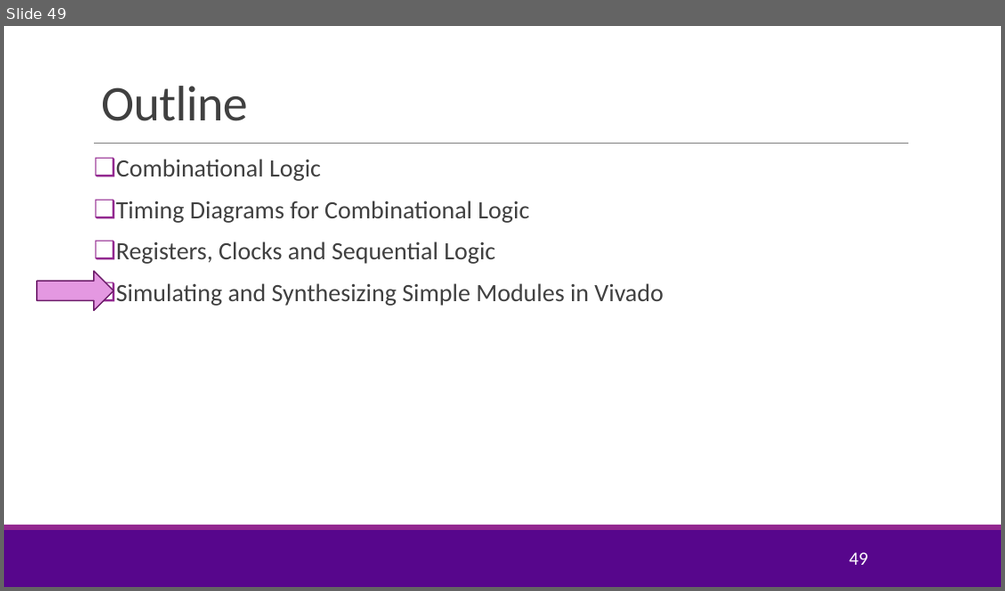
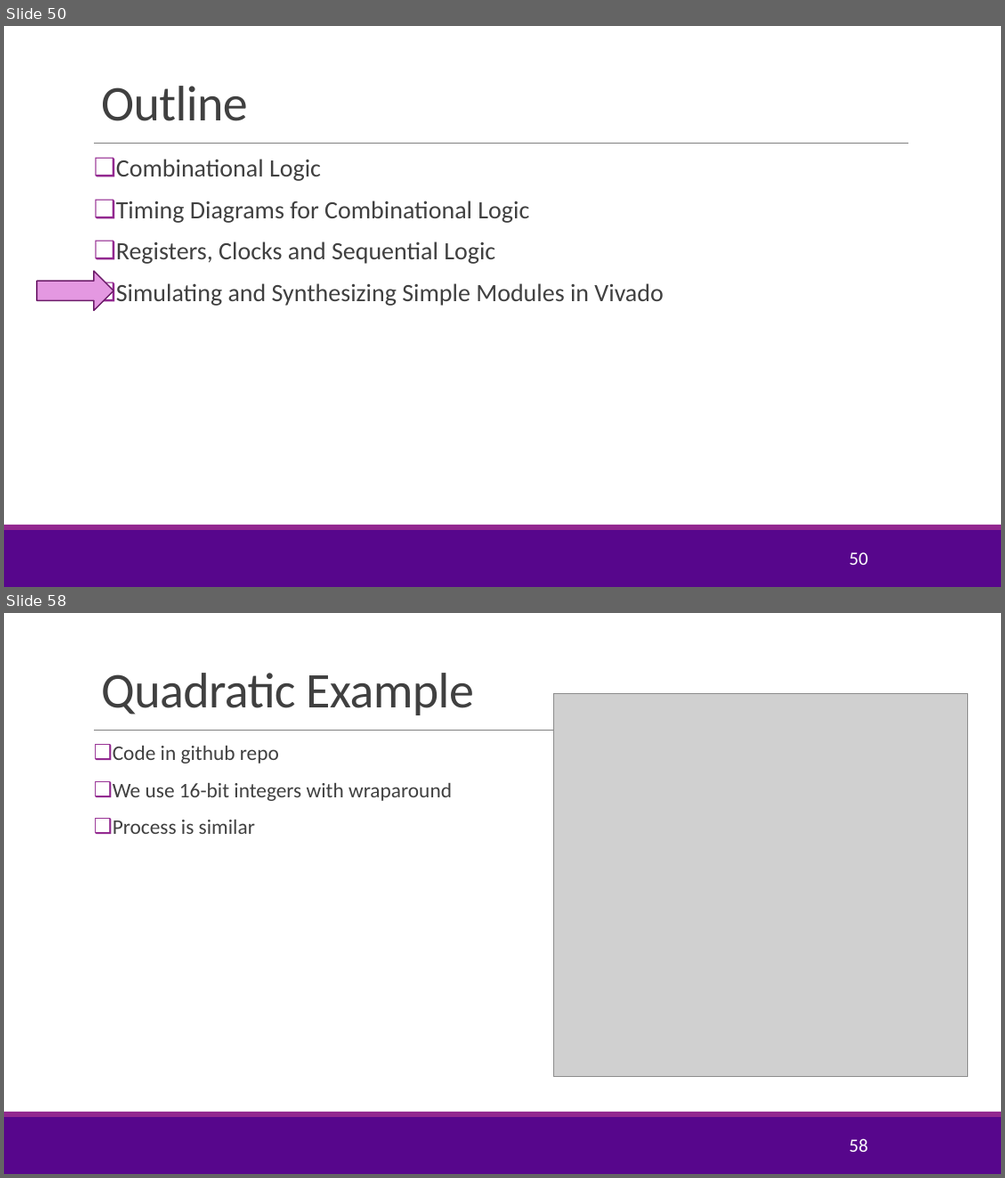
Before and after one commit to sdrangan/hwdesign, a slide deck: units/unit01_basic_logic/basic_logic.pptx. Shown one above the other, each under a label of ours: slide 49 before the commit, slides 50 and 58 after it; the slides between them are not shown. The pictures are 1005x591 and 1005x1178 pixels, drawn with LibreOffice and Linux fonts; fonts in the diff are those of the drawing; grey boxes stand for pictures; background and template pictures are left out. Boxes give left, top, right and bottom in pixels: in the first picture for what was removed or moved away, otherwise in the second. Text is boxed around its words. In the diff, an @@ line names an element or a change of style, - is before the commit and + after.

```diff
--- a/units/unit01_basic_logic/basic_logic.pptx
+++ b/units/unit01_basic_logic/basic_logic.pptx
@@ slide 58 added at [4, 613, 1001, 1174], background #FFFFFF; not listed: 3 template elements that a slide beside it also shows @@
@@ title added at [101, 673, 474, 715], 48 pt, text #404040 @@
+Quadratic Example
@@ picture added at [554, 694, 968, 1076] @@
@@ text added at [113, 746, 452, 834], 20 pt, text #404040 @@
+❑ Code in github repo
+❑ We use 16-bit integers with wraparound
+❑ Process is similar
@@ page number added at [849, 1138, 867, 1151], 18 pt, text #FFFFFF @@
+58
@@ what was slide 49 is now slide 50 @@
@@ page number at [849, 552, 867, 564]: text changed @@
-49
+50
```
Also in this commit, not shown: 6 slides changed, 9 other slides added, 14 other files.
